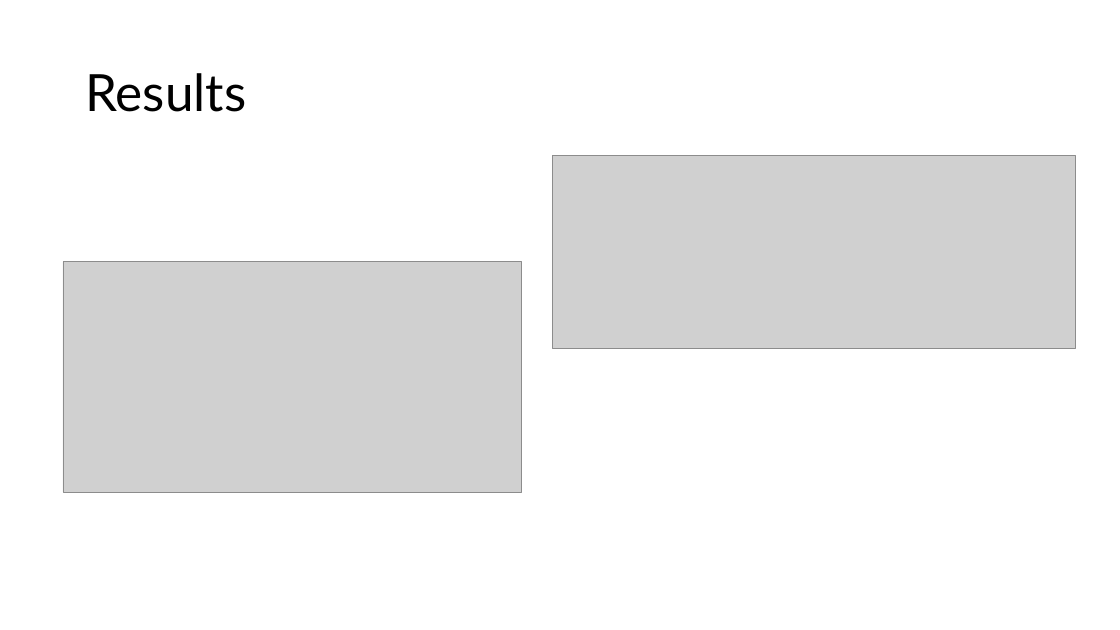
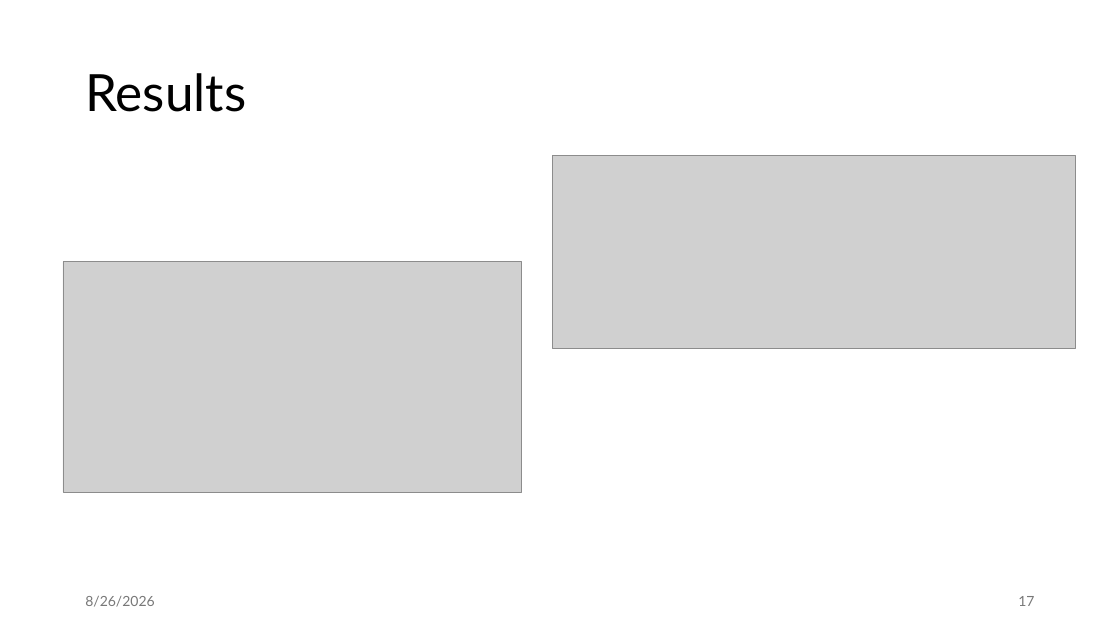
Before and after one commit to jiriklepl/phd-thesis, a slide deck: slide 17 of slides/Optimizing Memory Layouts and Traversal Orders in High-Performance Computing.pptx (slide 22 before the commit). Drawn at 1120x630 pixels with LibreOffice and Linux fonts; fonts in the diff are those of the drawing; grey boxes stand for pictures. Boxes give left, top, right and bottom in pixels: in the first picture for what was removed or moved away, otherwise in the second. Text is boxed around its words. In the diff, an @@ line names an element or a change of style, - is before the commit and + after.

```diff
--- a/slides/Optimizing Memory Layouts and Traversal Orders in High-Performance Computing.pptx
+++ b/slides/Optimizing Memory Layouts and Traversal Orders in High-Performance Computing.pptx
@@ text added at (x1=85, y1=596, x2=154, y2=607), 12 pt, text #797979 @@
+8/26/2026
@@ page number added at (x1=1018, y1=596, x2=1034, y2=606), 12 pt, text #797979 @@
+17
```
Also in this commit, not shown: 27 other slides changed, 9 slides added, 1 slide removed.
